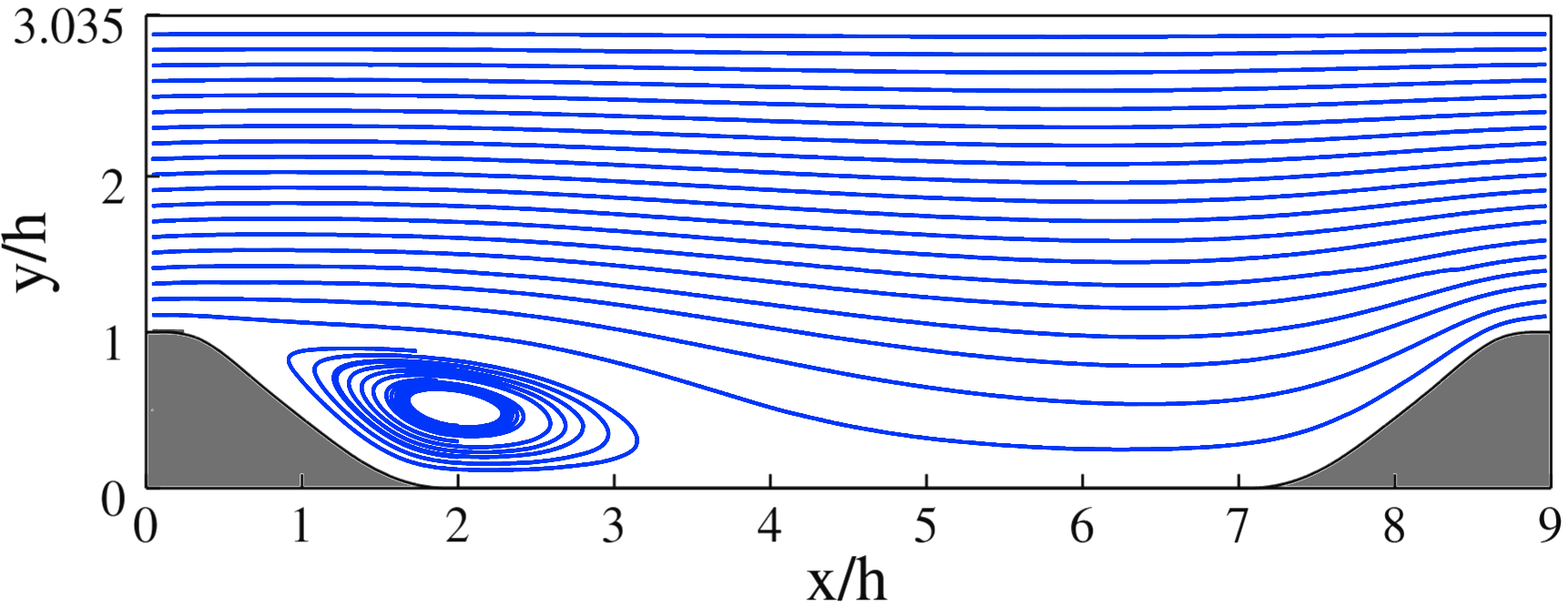
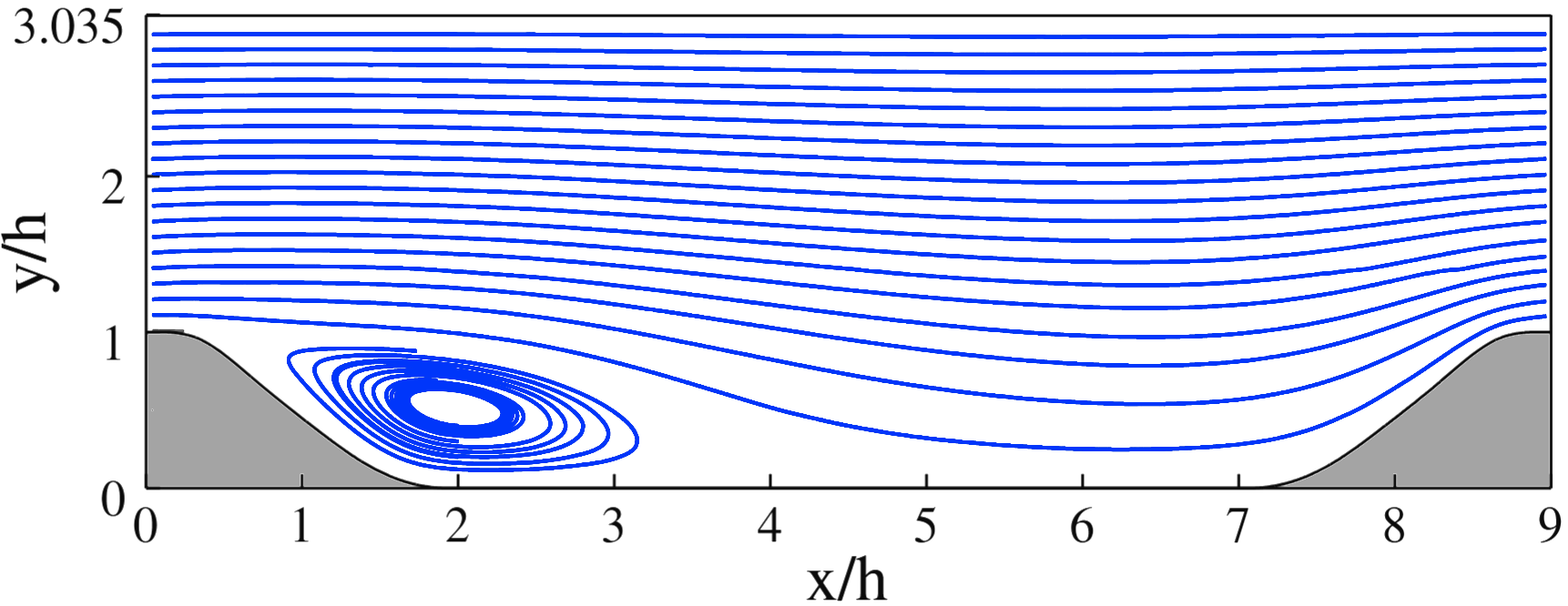
Layered file, before and after one edit (1568x606). Changes by layer:
"Livello 3": opacity 100% → 64% over (148, 334, 1549, 487)
